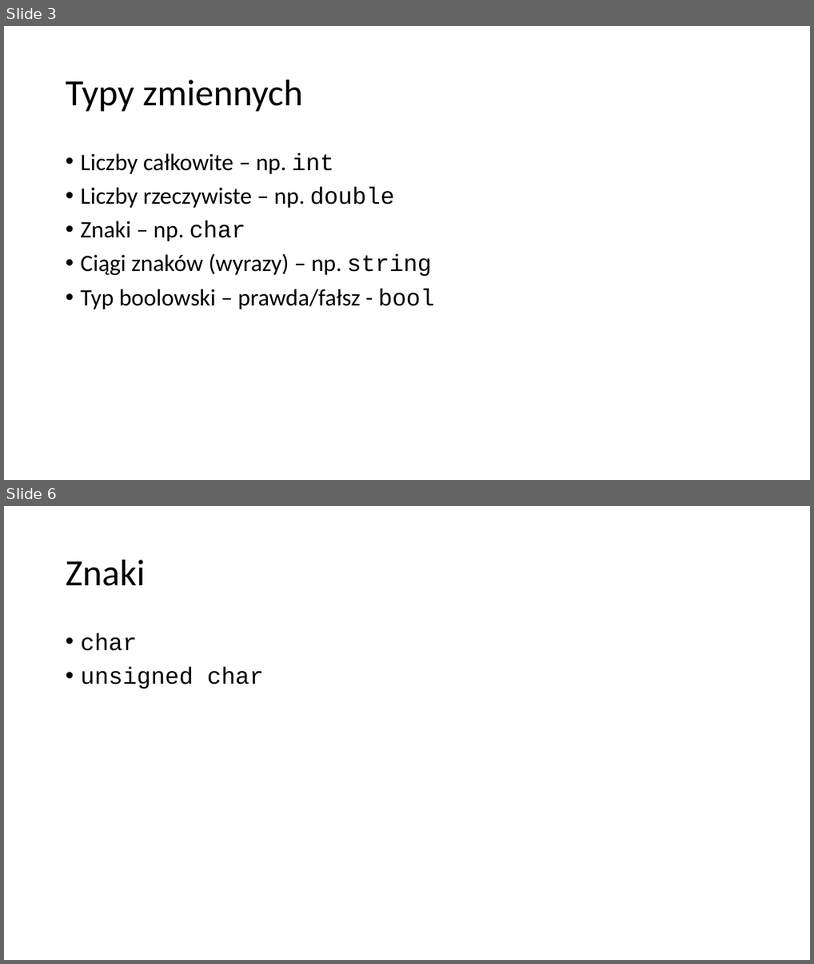
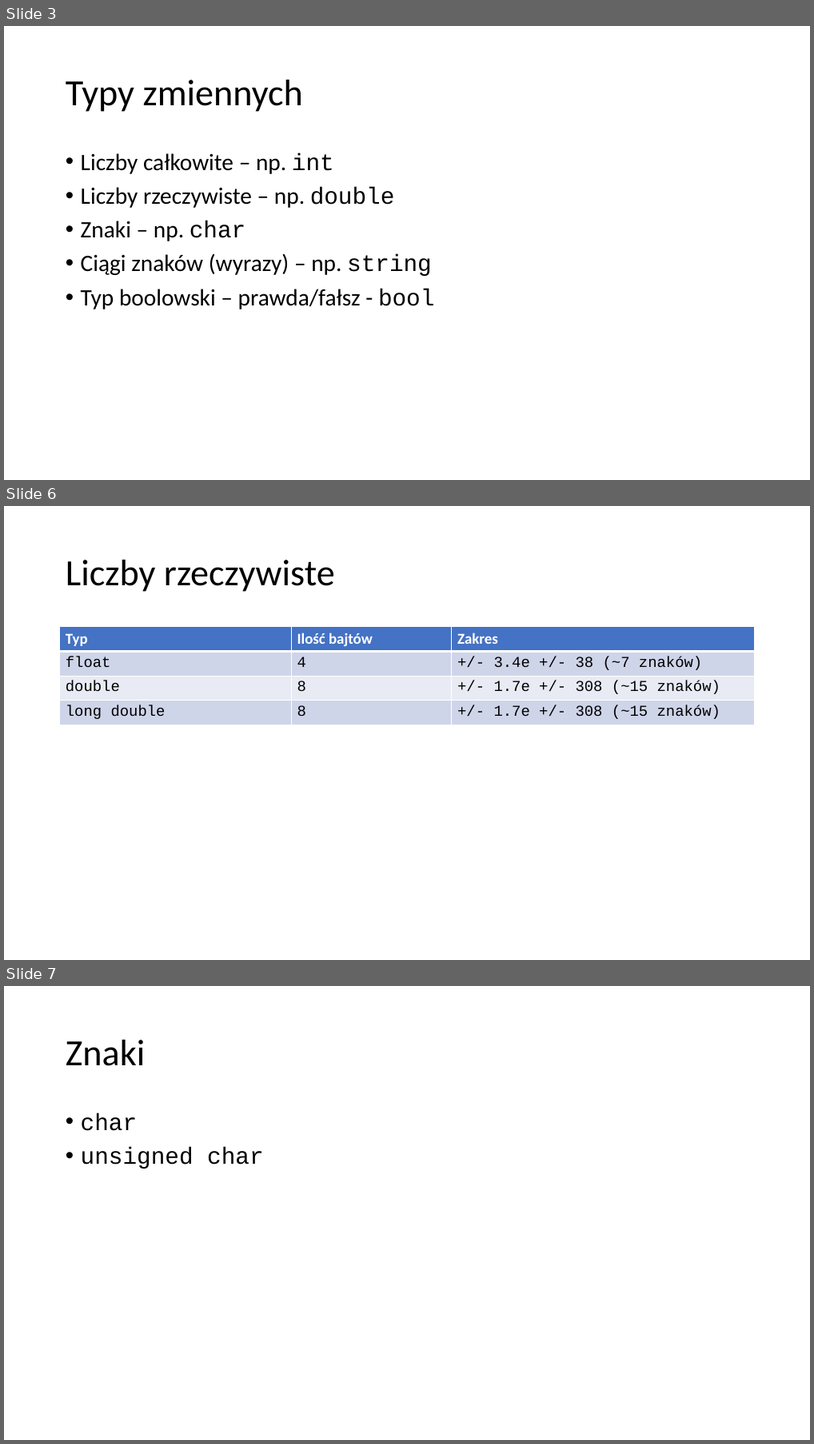
Before and after one commit to blackbat13/cs-lut, a slide deck: Programowanie/C++/Zmienne.pptx. Shown one above the other, each under a label of ours: slides 3 and 6 before the commit, slides 3, 6 and 7 after it; the slides between them are not shown. The pictures are 814x964 and 814x1444 pixels, drawn with LibreOffice and Linux fonts; fonts in the diff are those of the drawing. Boxes give left, top, right and bottom in pixels: in the first picture for what was removed or moved away, otherwise in the second. Text is boxed around its words. In the diff, an @@ line names an element or a change of style, - is before the commit and + after.

```diff
--- a/Programowanie/C++/Zmienne.pptx
+++ b/Programowanie/C++/Zmienne.pptx
@@ slide 6 added at [4,506,810,960], background #FFFFFF @@
@@ title added at [66,560,335,592], 44 pt, text #000000 @@
+Liczby rzeczywiste
@@ table added at [60,627,754,725], 4 rows, 3 columns @@
+Typ | Ilość bajtów | Zakres
+float | 4 | +/- 3.4e +/- 38 (~7 znaków)
+double | 8 | +/- 1.7e +/- 308 (~15 znaków)
+long double | 8 | +/- 1.7e +/- 308 (~15 znaków)
@@ what was slide 6 is now slide 7 @@
```
Also in this commit, not shown: 1 slide changed, 1 other slide added, 1 slide removed, 1 other file.
